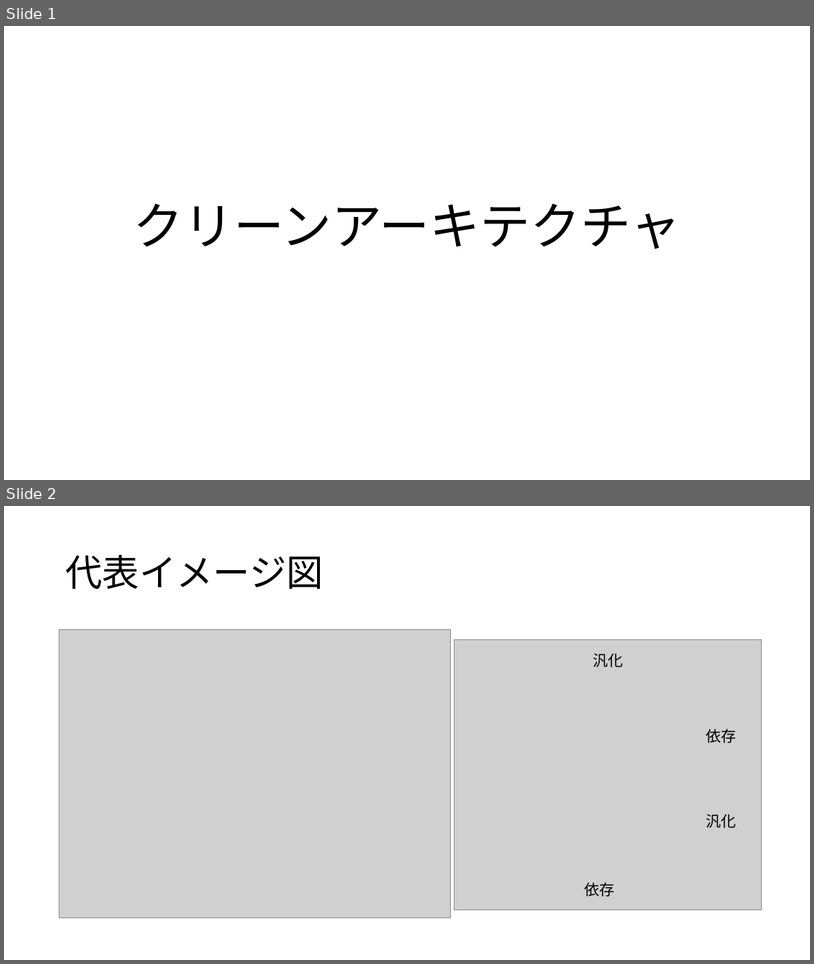
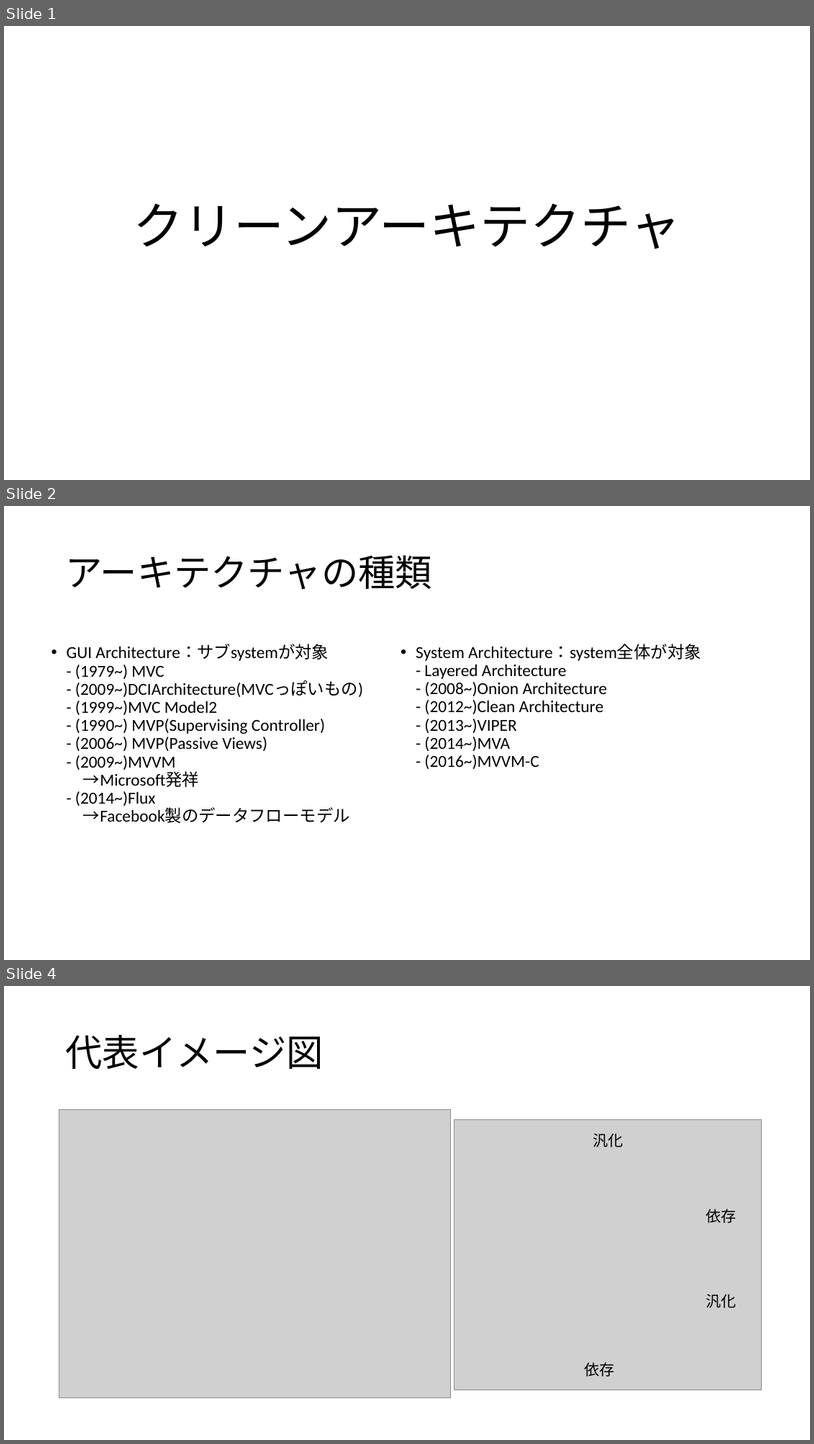
Before and after one commit to kasai-suika/Document, a slide deck: 勉強/クリーンアーキテクチャ/クリーンアーキテクチャ.pptx. Shown one above the other, each under a label of ours: slides 1 and 2 before the commit, slides 1, 2 and 4 after it; the slides between them are not shown. The pictures are 814x964 and 814x1444 pixels, drawn with LibreOffice and Linux fonts; fonts in the diff are those of the drawing; grey boxes stand for pictures. Boxes give left, top, right and bottom in pixels: in the first picture for what was removed or moved away, otherwise in the second. Text is boxed around its words. In the diff, an @@ line names an element or a change of style, - is before the commit and + after.

Commit message:
更新 クリーンアーキテクチャ.pptx

```diff
--- a/勉強/クリーンアーキテクチャ/クリーンアーキテクチャ.pptx
+++ b/勉強/クリーンアーキテクチャ/クリーンアーキテクチャ.pptx
@@ slide 2 added at box(4, 506, 810, 960), background #FFFFFF @@
@@ title added at box(65, 555, 432, 590), 44 pt, text #000000 @@
+アーキテクチャの種類
@@ text added at box(67, 644, 363, 823), 20 pt, text #000000 @@
+• GUI Architecture：サブsystemが対象
+  - (1979~) MVC
+  - (2009~)DCIArchitecture(MVCっぽいもの)
+  - (1999~)MVC Model2
+  - (1990~) MVP(Supervising Controller)
+  - (2006~) MVP(Passive Views)
+  - (2009~)MVVM
+  →Microsoft発祥
+  - (2014~)Flux
+  →Facebook製のデータフローモデル
@@ text added at box(416, 644, 702, 769), 20 pt, text #000000 @@
+• System Architecture：system全体が対象
+  - Layered Architecture
+  - (2008~)Onion Architecture
+  - (2012~)Clean Architecture
+  - (2013~)VIPER
+  - (2014~)MVA
+  - (2016~)MVVM-C
@@ what was slide 2 is now slide 4 @@
```
Also in this commit, not shown: 2 slides changed, 2 other slides added.
